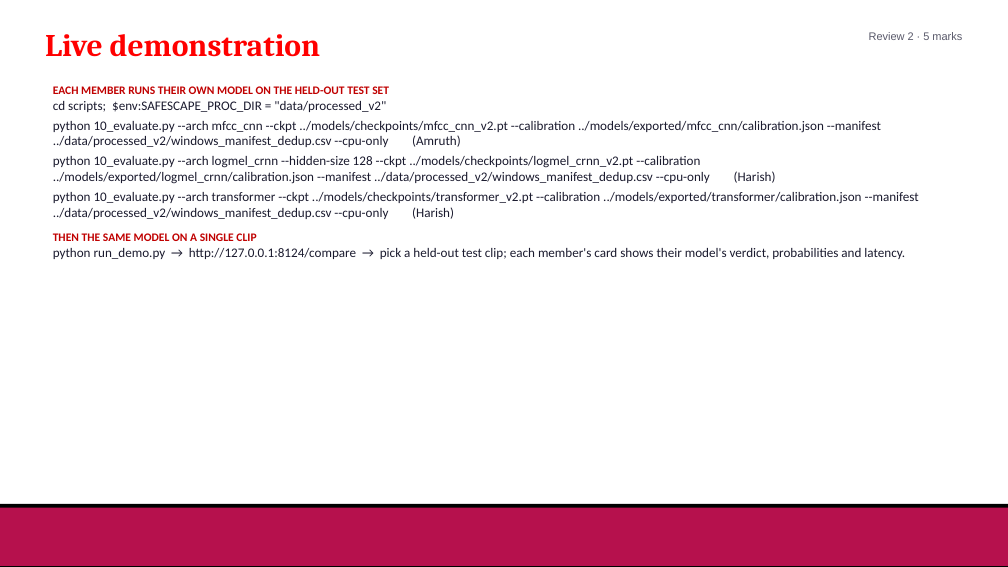
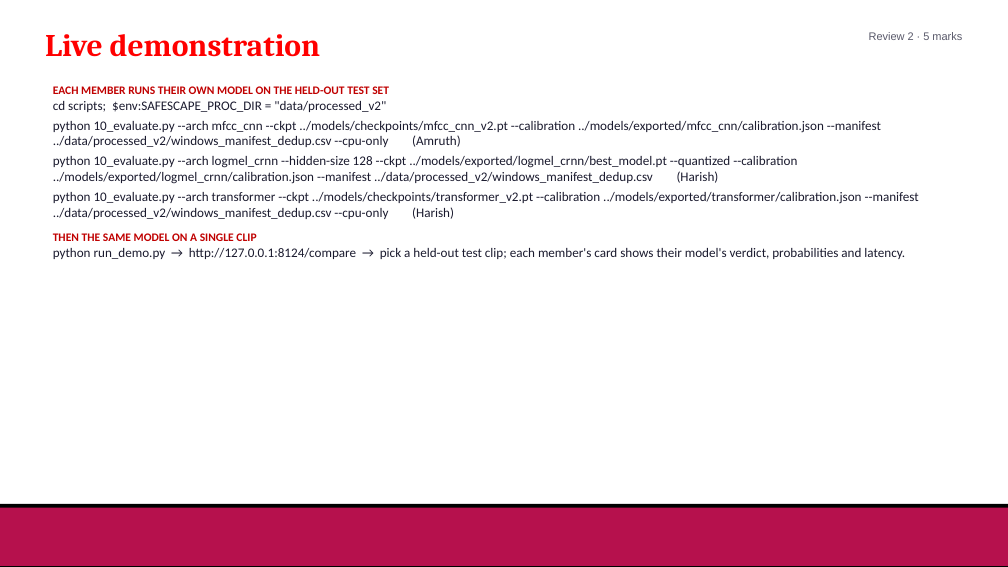
Before and after one commit to Hash-486/SafeScape, a slide deck: slide 12 of docs/Review2/SafeScape_Review2.pptx. Drawn at 1008x567 pixels with LibreOffice and Linux fonts; fonts in the diff are those of the drawing; background and template pictures are left out. Boxes give left, top, right and bottom in pixels: in the first picture for what was removed or moved away, otherwise in the second. Text is boxed around its words. In the diff, an @@ line names an element or a change of style, - is before the commit and + after.

Commit message:
Rebuild Review 2/3 decks and report with the served CRNN numbers

```diff
--- a/docs/Review2/SafeScape_Review2.pptx
+++ b/docs/Review2/SafeScape_Review2.pptx
@@ text at (53,156,797,184): text changed @@
-python 10_evaluate.py --arch logmel_crnn --hidden-size 128 --ckpt ../models/checkpoints/logmel_crnn_v2.pt --calibration ../models/exported/logmel_crnn/calibration.json --manifest ../data/processed_v2/windows_manifest_dedup.csv --cpu-only (Harish)
+python 10_evaluate.py --arch logmel_crnn --hidden-size 128 --ckpt ../models/exported/logmel_crnn/best_model.pt --quantized --calibration ../models/exported/logmel_crnn/calibration.json --manifest ../data/processed_v2/windows_manifest_dedup.csv (Harish)
```
Also in this commit, not shown: 3 other slides changed, 7 other files.
